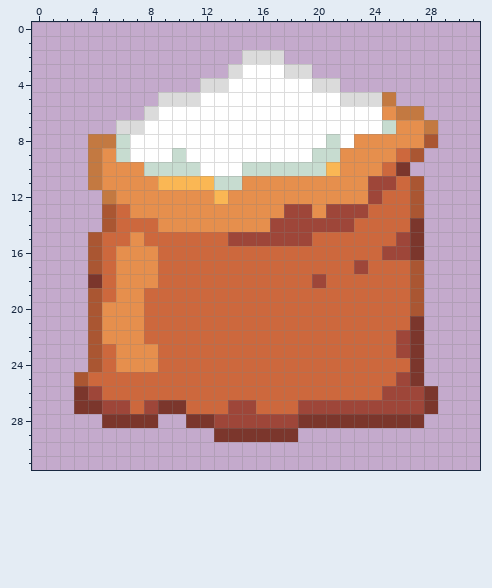
Pixel-art sprite, stored at ecology_resource_pack/textures/items/crops/crop/rice.png. This is how it looked before the edit.
The file is 32x32 pixels. Colours within 5 levels of each other are drawn and written as one.
The result:
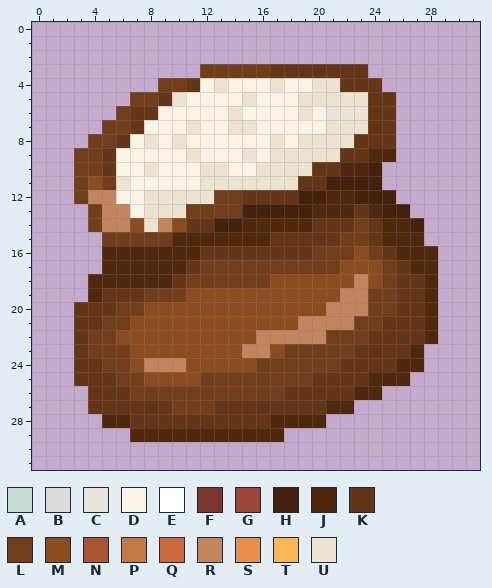
Palette (. is transparent): A #c7dcd0  B #dbdbdb  C #eae5d8  D #f9f4e5  E #ffffff  F #7b362c  G #9e4639  H #43210c  J #4e270d  K #643516  L #713d1b  M #8b4c20  N #aa5632  P #c37941  Q #cd683d  R #c2855d  S #e68f4d  T #fab754  U #ece4d1
Difference:
Changed rows in their new state; - is an unchanged pixel.
first column x 3:
 2 ------------...-----------
 3 ---------LLLLLKKKKKKK-----
 4 ------LLKDUDDDUDDUUKKK----
 5 ----LLKUDDDDUDDDUUUCUKK---
 6 ---LKKDDDDDUDDDDUDCCCKK..-
 7 --LLKDDDUDDUUDDDDDUUUKK...
 8 -LLKDUDUDDDDDDUDUUCUKKK...
 9 LLKDDDDDUDDDUDUUUUUKKJJ..-
10 LLKDDUDDDUUDDUUUUKKJJH..--
11 LMLUDDDDDUUCUUUUKKHHHH...-
12 LRRDDUUUUULLKKKKHHJJHHH..-
13 -LRRDUUULLLLHHHHHJJJKJHH.-
14 -LRRMURMKKHHJJJJJKKKLKJJH-
15 -.LLLLLJJJJJJJKKKKKLLKJJJ-
16 -.JJJJJJJKKKKKKKKLLLMLKJJJ
17 -.JJJJJJKLLLLLLLLLLMMMLKJJ
18 -JJJJJJKLLLLLLMMMMMMRMLKKJ
19 -JKKKLLLMMMMMMMMMMMRRLLKKJ
20 KKKLLMMMMMMMMMMMMMRRRLLKKJ
21 KKLLMMMMMMMMMMMMRRRRLLKKKJ
22 KLLMMMMMMMMMMRRRRRLLLKKKKJ
23 KLLLMMMMMMMMRRMLLLLLKKKKJ-
24 KKLLMRRRMMMMMLLLLLLKKKKJJ-
25 KKKLLMMMMLLLLLLLLKKKKJJJ.-
26 .KKKLLLLLLLLLLLKKKKKJJ....
27 .KKKKKKLLLKKKKKKKKJJ......
28 --JJKKKKKKKKKKJJJJ.......-
29 ----JJJJJJJJJJJ.----------
